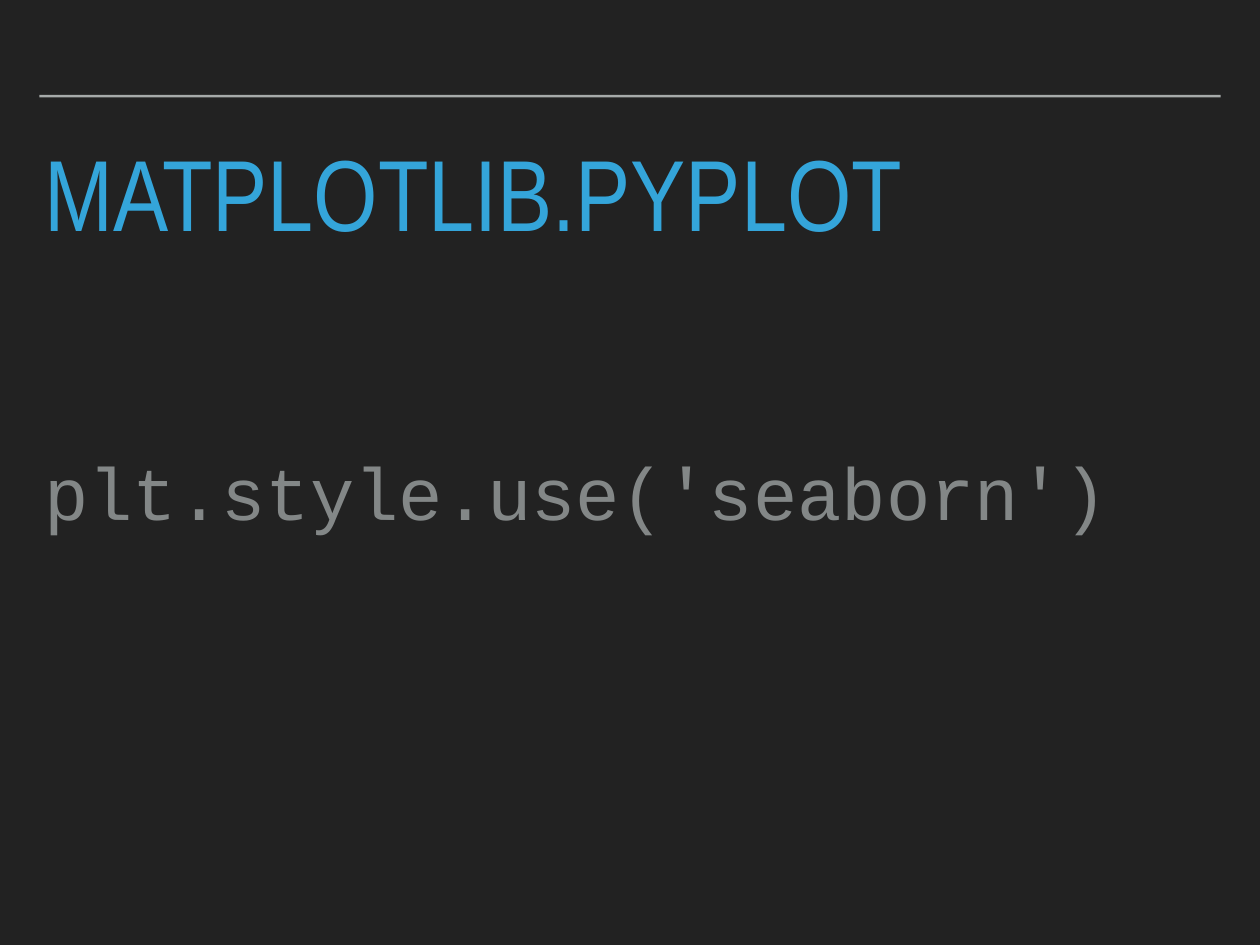
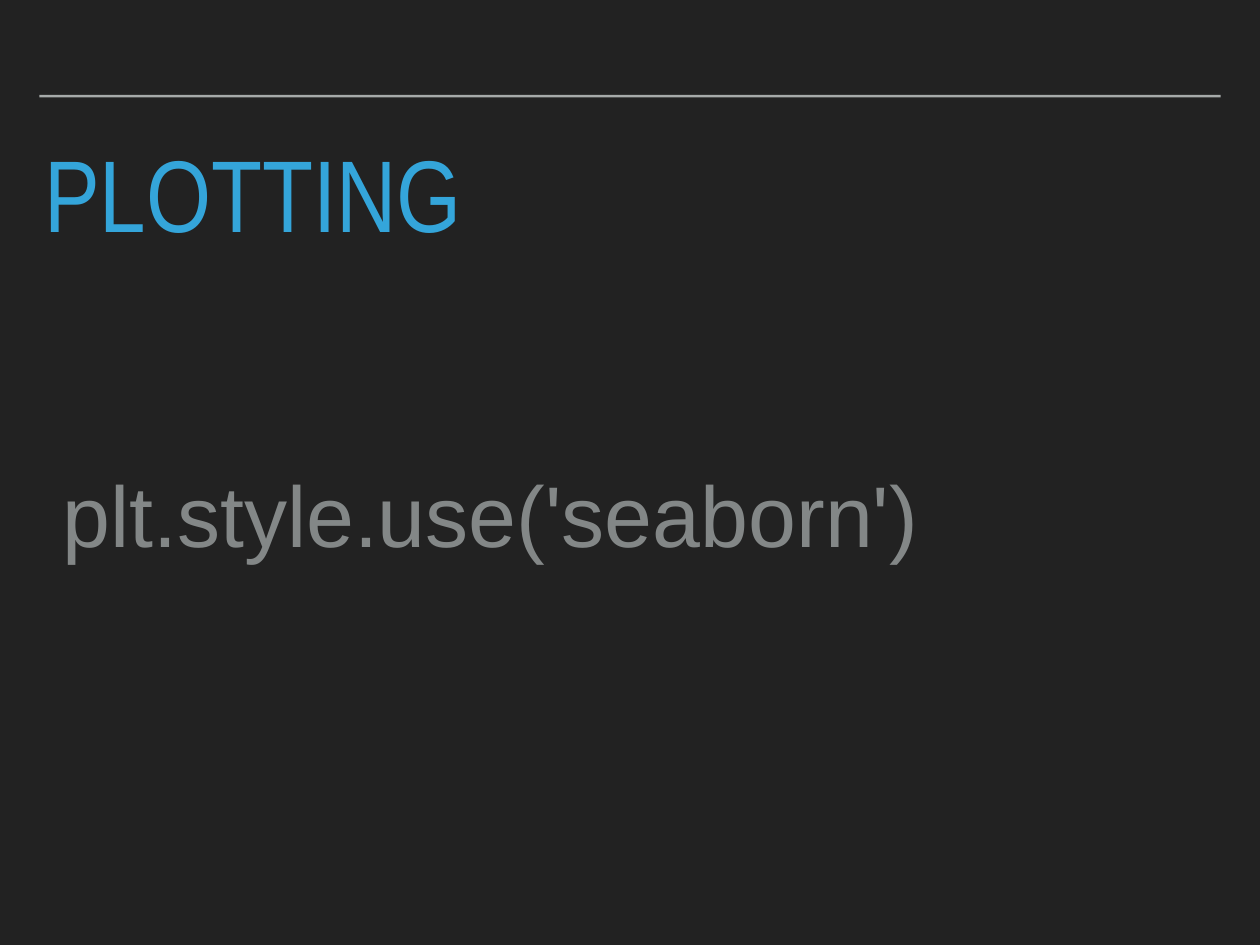
Before and after one commit to robcarrington/python-for-data-science, a slide deck: slide 18 of Session8/Session8_Slides.pptx (slide 47 before the commit). Drawn at 1260x945 pixels with LibreOffice and Linux fonts; fonts in the diff are those of the drawing. Boxes give left, top, right and bottom in pixels: in the first picture for what was removed or moved away, otherwise in the second. Text is boxed around its words. In the diff, an @@ line names an element or a change of style, - is before the commit and + after.

```diff
--- a/Session8/Session8_Slides.pptx
+++ b/Session8/Session8_Slides.pptx
@@ title at [44,161,461,233]: text changed; size 82 to 82.8 pt @@
-MATPLOTLIB.PYPLOT
+PLOTTING
@@ text "plt.style.use('seaborn')": place and size @@
-text "plt.style.use('seaborn')" at [44,467,1107,535]
+text "plt.style.use('seaborn')" at [62,485,918,562]
@@ text "plt.style.use('seaborn')" at [62,485,918,562]: size 60 to 70 pt, font Courier New to Arial; less space between paragraphs; vertical alignment top to middle @@
```
Also in this commit, not shown: 3 other slides changed, 9 slides added, 47 slides removed, 3 other files.
